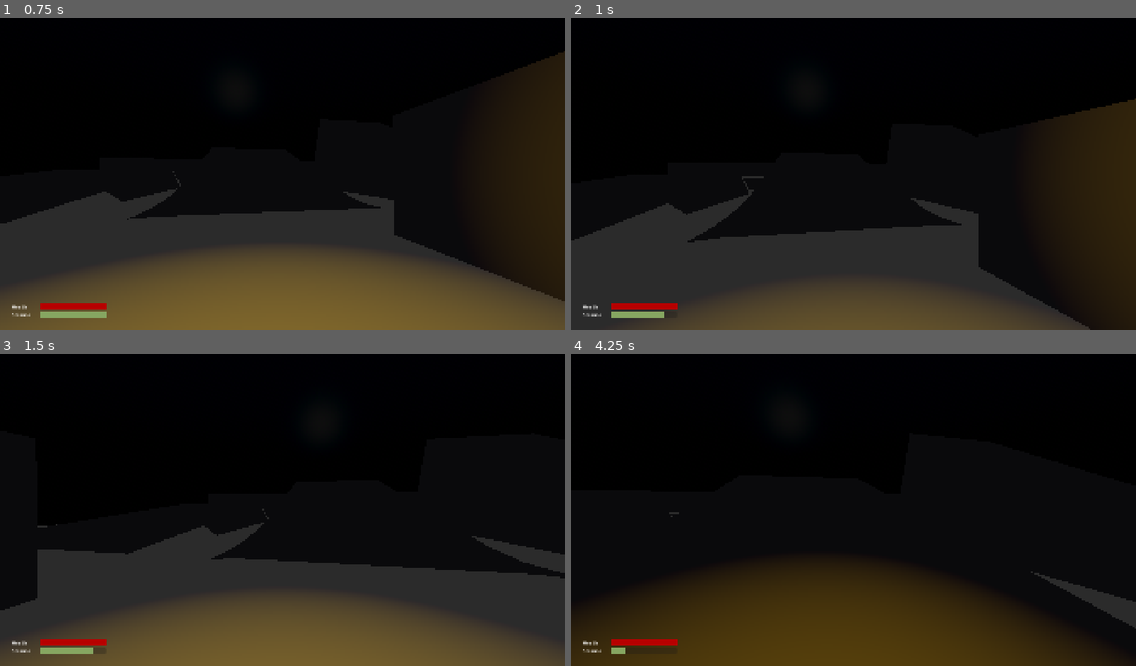
Above: before the commit, frames 1-4 (two rows, left to right).
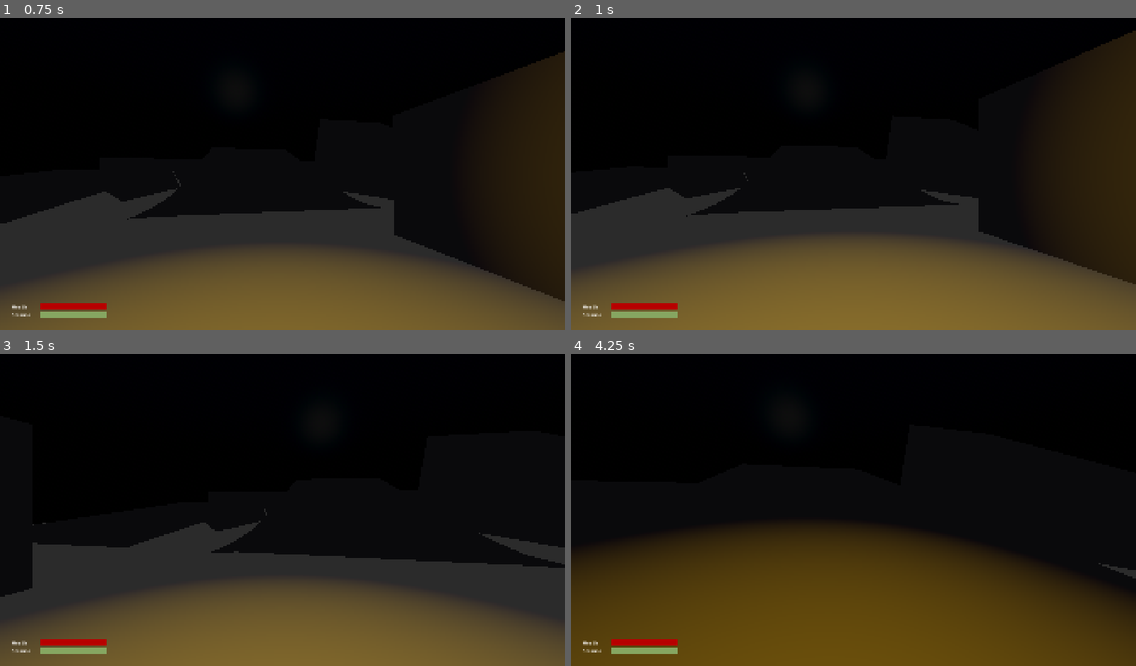
Above: after the commit, the same moments.

Repository: JFCarson/goon-tomb
Game: Godot game, scene res://main.tscn
Two runs of this game, one before a commit and one after it. Both use one fixed random seed, a clock stepped at 60 frames per second and the inputs below.
Inputs (mouse positions are in pixels of both pictures, inside the frame that each line leads up to):
- Up to frame 1 (0.75 s): tap Enter at 0.5 s; move the mouse to (310, 170) at 0.52 s; hold W (move_forward) from 0.53 s (still down); hold Ctrl (crouch) from 0.53 s (still down)
- Up to frame 2 (1 s): keep holding W (move_forward); keep holding Ctrl (crouch); tap Space (jump) at 0.77 s; tap Shift (sprint) at 0.8 s
- Up to frame 3 (1.5 s): keep holding W (move_forward); tap Space (jump) at 1.07 s; move the mouse to (254, 510) at 1.27 s; release Ctrl (crouch) at 1.28 s; tap Shift (sprint) at 1.35 s
- Up to frame 4 (4.25 s): keep holding W (move_forward); tap Space (jump) at 1.52, 1.55, 1.82, 2.1, 3.02, 3.32, 3.77, 3.8, 4.07 s; move the mouse to (864, 500) at 2.02 s; hold Ctrl (crouch) 2.03-2.78 s; move the mouse to (847, 513) at 2.77 s; tap Ctrl (crouch) at 2.85 s; tap Shift (sprint) at 3.05 s; move the mouse to (893, 510) at 3.52 s; tap E (interact) at 3.6 s

Frame 1 is identical in both runs. In frame 2, 33% of the frame differs, in the area x 0-100%, y 4-100%; in frame 3, 7.9%; in frame 4, 32%.
Error after the commit: Assertion failed: Config property 'config.attributes' must not be null. (res://src/entity/scripts/player/player.gd:327)

Commit message:
feat: initial implementation of stats

Diff:
--- a/resources/settings/DEFAULT_PLAYER.tres
+++ b/resources/settings/DEFAULT_PLAYER.tres
@@ -4,7 +4,6 @@
 [ext_resource type="Script" uid="uid://by2k36y8hjlv6" path="res://src/entity/resources/player.gd" id="1_o6ulq"]
 [ext_resource type="Script" uid="uid://cjl0rqoxkgmuv" path="res://src/entity/resources/generic/movement.gd" id="2_c7prb"]
 [ext_resource type="Script" uid="uid://cl5vfpspxgj5i" path="res://src/entity/resources/generic/state.gd" id="3_eisis"]
-[ext_resource type="Script" uid="uid://dnggvfm5dhydw" path="res://src/entity/resources/generic/stats.gd" id="5_hqqbx"]
 
 [sub_resource type="Resource" id="Resource_frrfc"]
 script = ExtResource("1_frrfc")
@@ -19,14 +18,9 @@
 tracked_states = Array[int]([0, 1])
 metadata/_custom_type_script = "uid://cl5vfpspxgj5i"
 
-[sub_resource type="Resource" id="Resource_k3p6q"]
-script = ExtResource("5_hqqbx")
-metadata/_custom_type_script = "uid://dnggvfm5dhydw"
-
 [resource]
 script = ExtResource("1_o6ulq")
 camera = SubResource("Resource_frrfc")
 state = SubResource("Resource_t62fx")
 movement = SubResource("Resource_ebxi0")
-stats = SubResource("Resource_k3p6q")
 metadata/_custom_type_script = "uid://by2k36y8hjlv6"
--- a/src/entity/Player.tscn
+++ b/src/entity/Player.tscn
@@ -22,6 +22,7 @@
 [ext_resource type="Script" uid="uid://mt0wg5uyrbxu" path="res://src/entity/scripts/generic/component/resource/stamina.gd" id="17_lt6yj"]
 [ext_resource type="Script" uid="uid://bbaq3p4pqgipp" path="res://src/entity/scripts/generic/controller/entity_damage.gd" id="18_lt6yj"]
 [ext_resource type="Script" uid="uid://dj8s2aemax4ic" path="res://src/entity/scripts/generic/component/damage/death.gd" id="19_fny7t"]
+[ext_resource type="Script" uid="uid://cpdah5h7cd8mg" path="res://src/entity/scripts/generic/controller/entity_stats.gd" id="19_g1kt0"]
 [ext_resource type="Script" uid="uid://t1w3ngfbg8oi" path="res://src/entity/scripts/generic/component/damage/fall_damage.gd" id="19_s2okv"]
 [ext_resource type="PackedScene" uid="uid://17agj227064a" path="res://src/overlays/hud.tscn" id="22_iwkrf"]
 
@@ -148,6 +149,9 @@
 script = ExtResource("17_lt6yj")
 metadata/_custom_type_script = "uid://mt0wg5uyrbxu"
 
+[node name="EntityStatsController" type="Node" parent="." unique_id=1673985322]
+script = ExtResource("19_g1kt0")
+
 [node name="EntityDamageController" type="Node" parent="." unique_id=1101488563]
 script = ExtResource("18_lt6yj")
 metadata/_custom_type_script = "uid://bbaq3p4pqgipp"
--- a/src/entity/enum/player_enums.gd
+++ b/src/entity/enum/player_enums.gd
@@ -13,5 +13,6 @@
 	INVENTORY,
 	STATE,
 	RESOURCE,
-	DAMAGE
+	DAMAGE,
+	STATS
 }
--- a/src/entity/resources/entity.gd
+++ b/src/entity/resources/entity.gd
@@ -2,7 +2,6 @@
 extends Resource
 
 ## A full instance of an entity's config values.
-
 # Sets the entity's collision height in meters when standing.
 @export var standing_height : float = 1.8
 
@@ -13,4 +12,7 @@
 @export var movement : EntityMovementConfig
 
 # Stat sheet for an entity's resource & stat values.
-@export var stats : EntityStatSheet
+@export var attributes : EntityAttributes
+
+# Entity level for scaling mobs stats, exp gains and difficulty.
+@export var level : int = 1;
--- /dev/null
+++ b/src/entity/resources/generic/attributes.gd
@@ -0,0 +1,12 @@
+class_name EntityAttributes
+extends Resource
+## Will hardcode these until we make a gui to update them
+## Stat sheet to propogate values into an entity.
+@export_group("Attributes")
+## Entity base stats
+@export var might: int = 1;
+@export var finesse : int = 1;
+@export var vigour: int = 1;
+@export var lore: int = 1;
+@export var spirit: int = 1;
+@export var presence: int = 1;
--- a/src/entity/resources/generic/stats.gd
+++ /dev/null
@@ -1,26 +0,0 @@
-class_name EntityStatSheet
-extends Resource
-
-## Stat sheet to propogate values into an entity.
-
-
-@export_group("Health")
-# Entity's maximum health value.
-@export var max_health : float = 100.0
-
-
-@export_group("Stamina")
-# Entity's maximum stamina value.
-@export var max_stamina : float = 100.0
-
-# The rate at which the entity spends stamina when sprinting.
-@export var sprint_drain_rate : float = 10.0
-
-# The amount of stamina taking the jump action costs.
-@export var jump_cost : float = 20.0
-
-# The rate per second at which the entity recovers stamina naturally.
-@export var regeneration_rate : float = 10.0
-
-# The delay in seconds before natural stamina regeneration begins.
-@export var regeneration_delay : float = 2.0
--- a/src/entity/resources/player.gd
+++ b/src/entity/resources/player.gd
@@ -3,6 +3,8 @@
 
 ## A full instance of a player's config values.
 
-
 # Configuration for the player's game camera.
 @export var camera : GameCameraConfig
+
+# Configuration for levelling and leveling curve
+#@export var entity_progression : PlayerProgression
--- /dev/null
+++ b/src/entity/resources/player/progression.gd
@@ -0,0 +1,6 @@
+class_name PlayerProgression
+extends Resource
+
+@export var max_level: int = 15;
+@export var xp_curve: Curve;
+@export var stat_points_per_level: int = 1
--- a/src/entity/scripts/generic/component/resource/health.gd
+++ b/src/entity/scripts/generic/component/resource/health.gd
@@ -5,8 +5,7 @@
 
 
 ## Configuration
-var stat_sheet : EntityStatSheet
-
+var stats : EntityStatsController
 
 ## Runtime State
 var health : float = 0.0
@@ -20,7 +19,7 @@
 
 # Returns the maximum health amount defined by the configuration.
 func get_max_health() -> float:
-	return stat_sheet.max_health
+	return stats.get_max_health()
 
 
 # Returns whether the entity is alive.
@@ -51,16 +50,16 @@
 
 # Resets health to its configured maximum.
 func reset() -> void:
-	health = stat_sheet.max_health
+	health = stats.get_max_health()
 
 
 ## Internal Calculations
 # Clamps health between zero and the configured maximum health.
 func _clamp_health(value : float) -> float:
-	return clampf(value, 0.0, stat_sheet.max_health)
+	return clampf(value, 0.0, get_max_health())
 
 
 ## Validation
 func validate() -> void:
-	assert(stat_sheet != null, "EntityHealth requires an EntityStatSheet.")
-	assert(stat_sheet.max_health > 0.0, "EntityHealth requires max_health to be greater than zero.")
+	assert(stats != null, "EntityHealth requires an EntityStatsController.")
+	assert(stats.get_max_health() > 0.0, "EntityHealth requires max_health to be greater than zero.")
--- a/src/entity/scripts/generic/component/resource/stamina.gd
+++ b/src/entity/scripts/generic/component/resource/stamina.gd
@@ -5,7 +5,7 @@
 
 
 ## Configuration
-var stat_sheet : EntityStatSheet
+var stats : EntityStatsController
 
 
 ## Runtime State
@@ -21,7 +21,7 @@
 
 # Returns the maximum stamina amount defined by the configuration.
 func get_max_stamina() -> float:
-	return stat_sheet.max_stamina
+	return stats.get_max_stamina()
 
 
 # Returns whether the entity has enough stamina to sprint.
@@ -36,12 +36,12 @@
 
 # Returns whether the entity has enough stamina to jump.
 func can_jump() -> bool:
-	return can_afford(stat_sheet.jump_cost)
+	return can_afford(stats.jump_cost)
 
 
 # Consumes the stamina cost associated with jumping.
 func consume_jump() -> bool:
-	return consume(stat_sheet.jump_cost)
+	return consume(stats.jump_cost)
 
 
 # Consumes the supplied amount of stamina and starts the regeneration delay.
@@ -50,7 +50,7 @@
 		return false
 
 	stamina = _clamp_stamina(stamina - cost)
-	stamina_regeneration_timer = stat_sheet.regeneration_delay
+	stamina_regeneration_timer = stats.regeneration_delay
 
 	return true
 
@@ -59,21 +59,21 @@
 func update(delta : float, is_sprinting : bool, motion_state_is_sprint : bool) -> void:
 	if is_sprinting and motion_state_is_sprint:
 		_drain_stamina(delta)
-		stamina_regeneration_timer = stat_sheet.regeneration_delay
+		stamina_regeneration_timer = stats.regeneration_delay
 	else:
 		_regenerate(delta)
 
 
 # Resets stamina to its configured maximum.
 func reset() -> void:
-	stamina = stat_sheet.max_stamina
+	stamina = stats.get_max_stamina()
 	stamina_regeneration_timer = 0.0
 
 
 ## Internal Calculations
 # Drains stamina while the entity is sprinting.
 func _drain_stamina(delta : float) -> void:
-	var drain : float = stat_sheet.sprint_drain_rate * delta
+	var drain : float = stats.sprint_drain_rate * delta
 	stamina = _clamp_stamina(stamina - drain)
 
 
@@ -83,23 +83,23 @@
 		stamina_regeneration_timer = max(stamina_regeneration_timer - delta, 0.0)
 		return
 
-	if stamina >= stat_sheet.max_stamina:
+	if stamina >= stats.calculate_max_stamina():
 		return
 
-	var regeneration : float = stat_sheet.regeneration_rate * delta
+	var regeneration : float = stats.regeneration_rate * delta
 	stamina = _clamp_stamina(stamina + regeneration)
 
 
 # Clamps stamina between zero and the configured maximum stamina.
 func _clamp_stamina(value : float) -> float:
-	return clampf(value, 0.0, stat_sheet.max_stamina)
+	return clampf(value, 0.0, stats.calculate_max_stamina())
 
 
 ## Validation
 func validate() -> void:
-	assert(stat_sheet != null, "EntityStamina requires an EntityStatSheet.")
-	assert(stat_sheet.max_stamina > 0.0, "EntityStamina requires max_stamina to be greater than zero.")
-	assert(stat_sheet.jump_cost >= 0.0, "EntityStamina requires jump_cost to be zero or greater.")
-	assert(stat_sheet.sprint_drain_rate >= 0.0, "EntityStamina requires sprint_drain_rate to be zero or greater.")
-	assert(stat_sheet.regeneration_rate >= 0.0, "EntityStamina requires regeneration_rate to be zero or greater.")
-	assert(stat_sheet.regeneration_delay >= 0.0, "EntityStamina requires regeneration_delay to be zero or greater.")
+	assert(stats != null, "EntityStamina requires an EntityStatsController.")
+	assert(stats.calculate_max_stamina() > 0.0, "EntityStamina requires max_stamina to be greater than zero.")
+	assert(stats.get_jump_cost() >= 0.0, "EntityStamina requires jump_cost to be zero or greater.")
+	assert(stats.get_sprint_drain_rate() >= 0.0, "EntityStamina requires sprint_drain_rate to be zero or greater.")
+	assert(stats.get_regeneration_rate() >= 0.0, "EntityStamina requires regeneration_rate to be zero or greater.")
+	assert(stats.get_regeneration_delay() >= 0.0, "EntityStamina requires regeneration_delay to be zero or greater.")
--- a/src/entity/scripts/generic/controller/entity_resources.gd
+++ b/src/entity/scripts/generic/controller/entity_resources.gd
@@ -8,15 +8,11 @@
 @onready var health : EntityHealth = $EntityHealth
 @onready var stamina : EntityStamina = $EntityStamina
 
-
 ## Runtime State
 var sprint_locked : bool = false
 
 
 func _initialise_hook() -> void:
-	health.stat_sheet = config.stats
-	stamina.stat_sheet = config.stats
-
 	_validate_components()
 
 	health.reset()
@@ -102,7 +98,6 @@
 func _validate() -> void:
 	assert(health != null, "EntityResourceController requires an EntityHealth component.")
 	assert(stamina != null, "EntityResourceController requires an EntityStamina component.")
-	assert(config.stats != null, "EntityResourceController requires an EntityStatSheet.")
 
 	_validate_components()
 
--- /dev/null
+++ b/src/entity/scripts/generic/controller/entity_stats.gd
@@ -0,0 +1,36 @@
+class_name EntityStatsController
+extends EntityController
+
+## Configuration
+# Reference to the config of the controller.
+var attributes : EntityAttributes
+
+var stat_coefficient = 25;
+
+## Health calculations
+#Returns max hp value
+func get_max_hp() -> float:
+	return (stat_coefficient + (config.level * 5) + (attributes.vigour * 5) + (attributes.might * 2.5));
+
+func get_heal_efficiency() -> float:
+	return (2 * attributes.vigour);
+
+## Stamina calculations
+# Entity's maximum stamina value.
+func get_max_stamina() -> float:
+	return (stat_coefficient + (config.level * 5) + (attributes.finesse * 5) +  (attributes.might * 2.5));
+
+# The rate at which the entity spends stamina when sprinting.
+func get_stamina_drain_rate() -> float:
+	return (10.0)
+# The amount of stamina taking the jump action costs.
+func get_jump_cost() -> float:
+	return (20);
+
+# The rate per second at which the entity recovers stamina naturally.
+func get_regeneration_rate() -> float:
+	return (10.0);
+
+# The delay in seconds before natural stamina regeneration begins.
+func get_regeneration_delay() -> float:
+	return (2.0);
--- a/src/entity/scripts/player/player.gd
+++ b/src/entity/scripts/player/player.gd
@@ -37,7 +37,8 @@
 	CONTROLLER.INTERACTION: $PlayerInteractionController,
 	CONTROLLER.MOVEMENT: $PlayerMovementController,
 	CONTROLLER.INVENTORY: $PlayerInventoryController,
-	CONTROLLER.DAMAGE: $EntityDamageController
+	CONTROLLER.DAMAGE: $EntityDamageController,
+	CONTROLLER.STATS: $EntityStatsController
 }
 
 
Renamed: src/entity/resources/generic/stats.gd.uid -> src/entity/resources/generic/attributes.gd.uid
Not shown, added: src/entity/resources/player/progression.gd.uid
Not shown, added: src/entity/scripts/generic/controller/entity_stats.gd.uid
